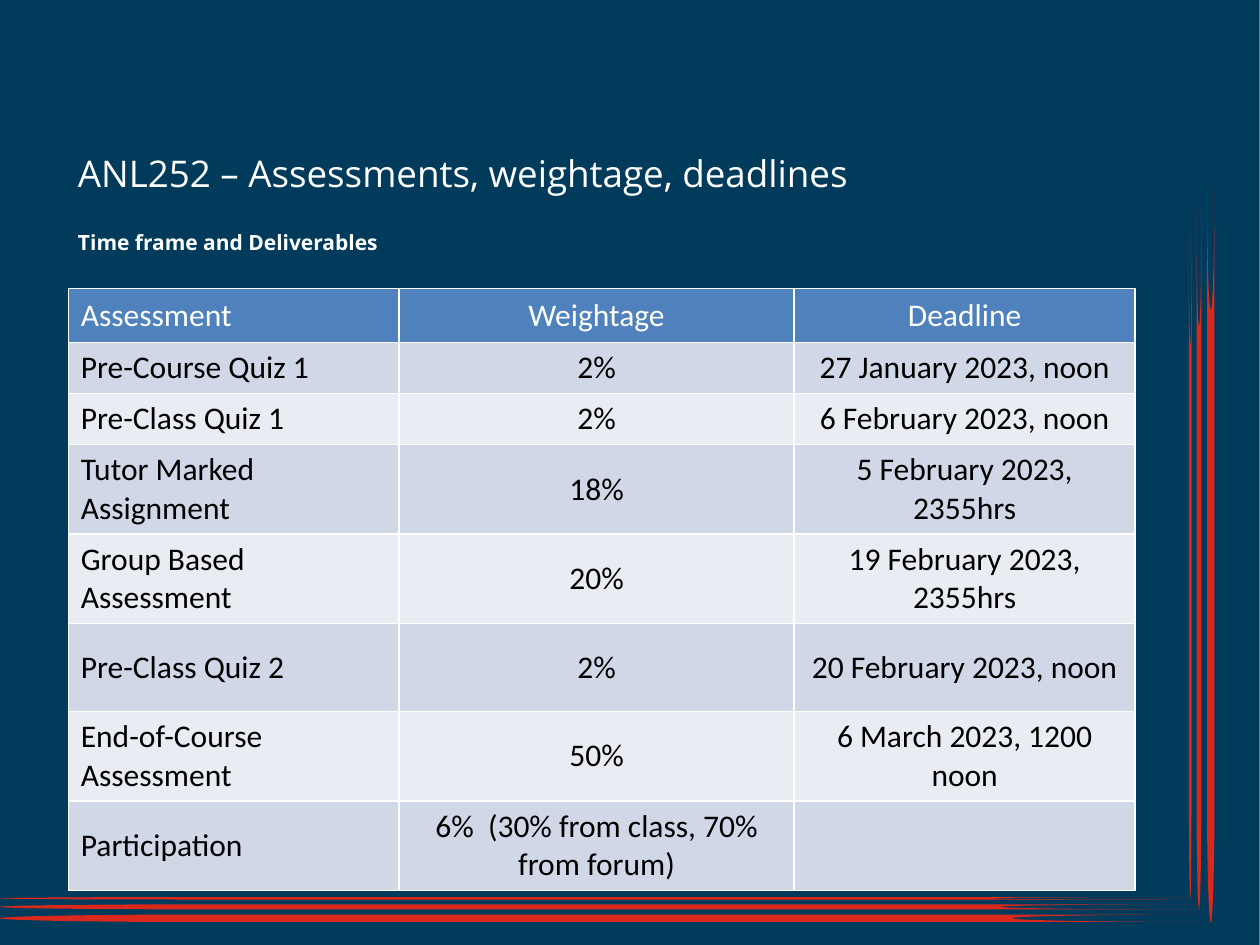
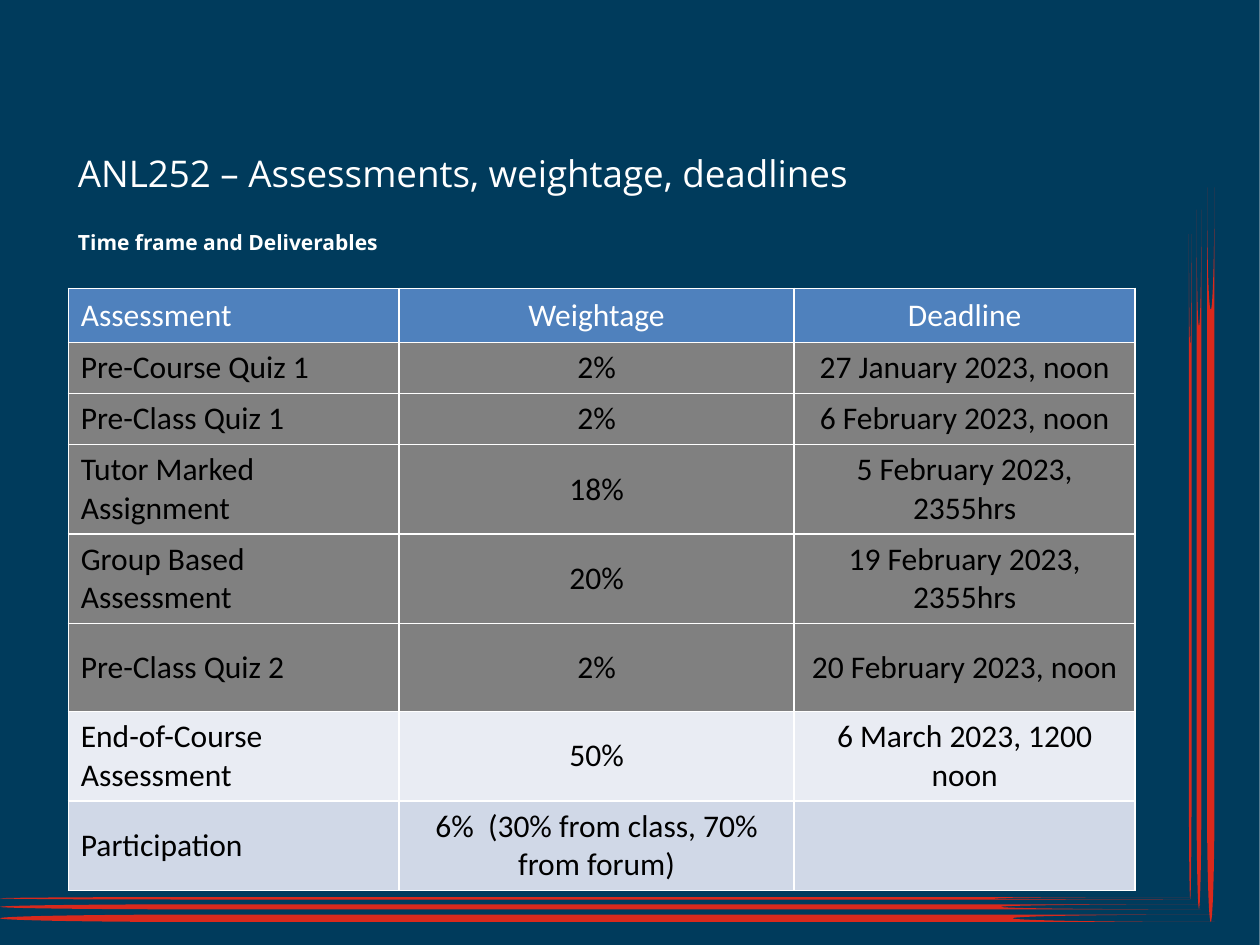
Before and after one commit to munishkumar-gh/munishkumar-gh.github.io, a slide deck: slide 1 of SuSS/2023_Sem1_ANL252_Python_4_Biz/3_Lecturer/Lecture_6/ANL252_SU6_Jan2023 (MK_edits).pptx. Drawn at 1260x945 pixels with LibreOffice and Linux fonts; fonts in the diff are those of the drawing; background and template pictures are left out. Boxes give left, top, right and bottom in pixels: in the first picture for what was removed or moved away, otherwise in the second. Text is boxed around its words. In the diff, an @@ line names an element or a change of style, - is before the commit and + after.

```diff
--- a/SuSS/2023_Sem1_ANL252_Python_4_Biz/3_Lecturer/Lecture_6/ANL252_SU6_Jan2023 (MK_edits).pptx
+++ b/SuSS/2023_Sem1_ANL252_Python_4_Biz/3_Lecturer/Lecture_6/ANL252_SU6_Jan2023 (MK_edits).pptx
@@ table at (68,289,1137,883) @@
@@ fill #D0D8E8 to #808080 in 9 cells @@
@@ fill #E9EDF4 to #808080 in 6 cells @@
```
Also in this commit, not shown: 1 slide added, 54 other files.
